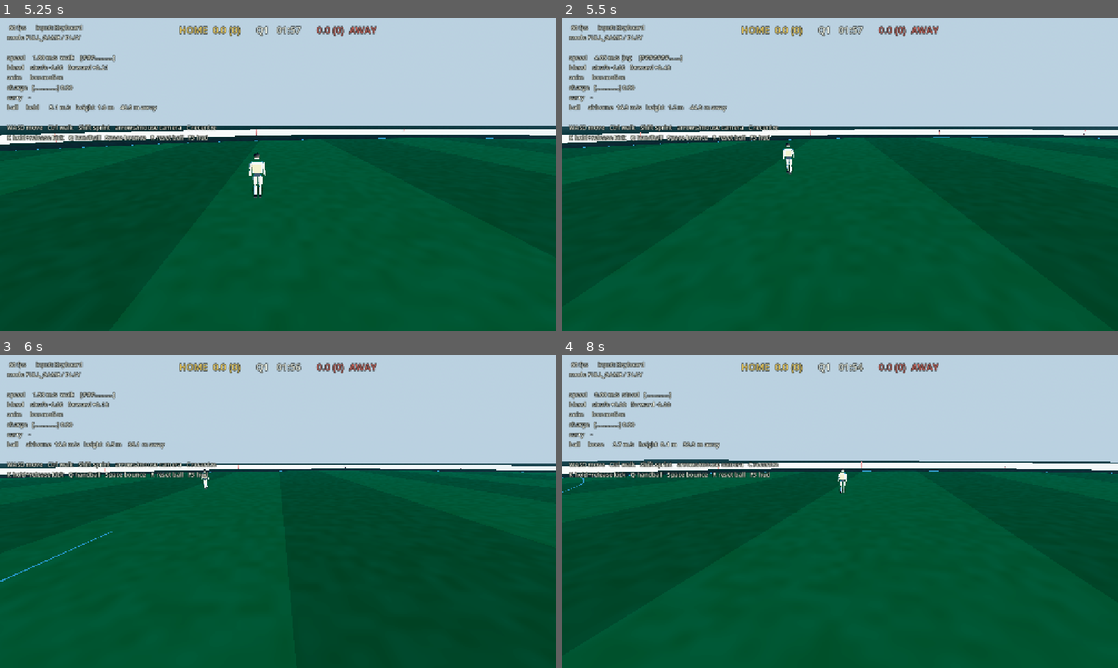
Above: before the commit, frames 1-4 (two rows, left to right).
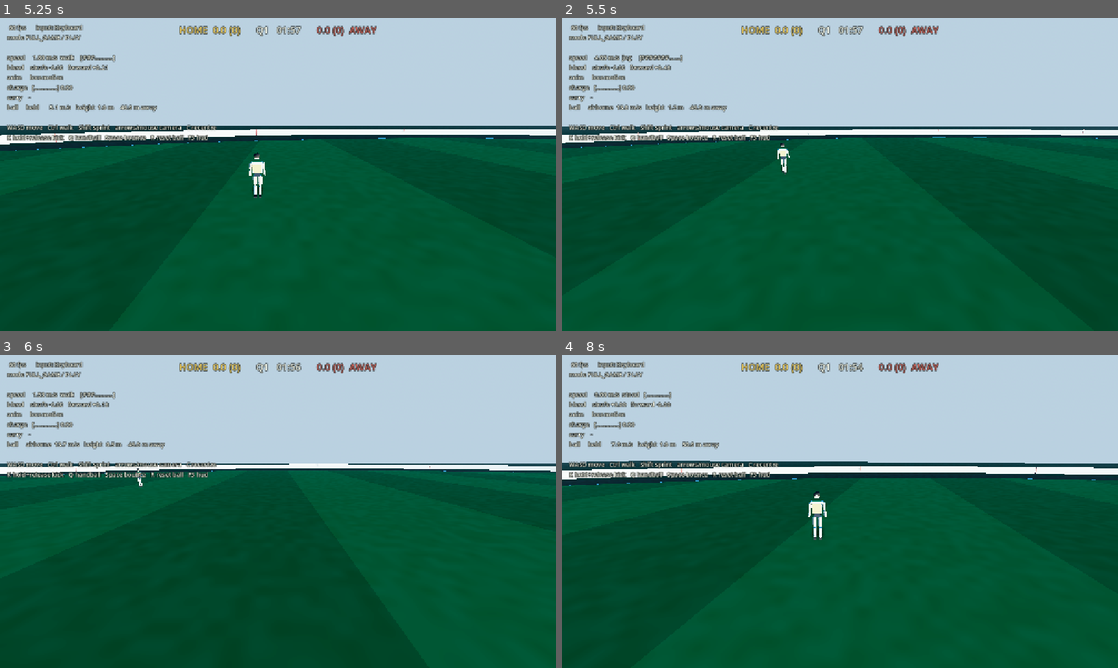
Above: after the commit, the same moments.

Repository: Yaandle/aussie-rules2
Game: Godot game, scene res://scenes/ui/main_menu.tscn
Two runs of this game, one before a commit and one after it. Both use one fixed random seed, a clock stepped at 60 frames per second and the inputs below.
Inputs (mouse positions are in pixels of both pictures, inside the frame that each line leads up to):
- Up to frame 1 (5.25 s): tap Enter (ui_accept) at 0.5, 0.77, 3.77 s; move the mouse to (400, 158) at 0.52 s; hold D (move_right) 0.53-1.25 s; tap Space (bounce) at 0.6, 5.1 s; click (400, 158) at 0.67 s; tap Q (handball) at 0.8 s; drag from (166, 190) to (250, 237) at 1.27 s; move the mouse to (333, 105) at 2.02 s; hold D (move_right) 2.03-2.75 s; hold K (kick, bound only before the commit) 2.03-2.75 s; click (333, 105) at 2.17 s; tap E (mark_contest, bound only before the commit) at 2.3 s; drag from (250, 237) to (111, 127) at 2.77 s; move the mouse to (444, 221) at 3.52 s; hold A (move_left) 3.53-4.25 s; hold Ctrl (walk) 3.53-4.25 s; click (444, 221) at 3.67 s; tap F (kick_execute, bound only after the commit) at 3.8 s; drag from (111, 127) to (194, 96) at 4.27 s; move the mouse to (305, 174) at 5.02 s; hold S (move_back) from 5.03 s (still down); click (305, 174) at 5.17 s
- Up to frame 2 (5.5 s): keep holding S (move_back); tap Q (handball) at 5.3 s
- Up to frame 3 (6 s): release S (move_back) at 5.75 s; drag from (194, 433) to (166, 527) at 5.77 s
- Up to frame 4 (8 s): move the mouse to (962, 495) at 6.52 s; hold W (move_forward) 6.53-7.25 s; tap Left (camera_left) at 6.6 s; click (962, 495) at 6.67 s; tap Enter (ui_accept) at 6.77 s; tap E (mark_contest, bound only before the commit) at 6.8 s; drag from (728, 527) to (812, 574) at 7.27 s

Frame 1 is identical in both runs. In frame 2, 0.3% of the frame differs, in the area x 0-97%, y 27-50%; in frame 3, 0.7%; in frame 4, 5.2%, in the area x 0-100%, y 27-60%.

Commit message:
updated mechanics

Diff:
--- a/project.godot
+++ b/project.godot
@@ -98,10 +98,16 @@
 , Object(InputEventJoypadButton,"resource_local_to_scene":false,"resource_name":"","device":-1,"button_index":8,"pressure":0.0,"pressed":false,"script":null)
 ]
 }
-kick={
+kick_stance={
 "deadzone": 0.5,
 "events": [Object(InputEventKey,"resource_local_to_scene":false,"resource_name":"","device":-1,"window_id":0,"alt_press …(190 unchanged characters)…
-, Object(InputEventJoypadButton,"resource_local_to_scene":false,"resource_name":"","device":-1,"button_index":0,"pressure":0.0,"pressed":false,"script":null)
+, Object(InputEventJoypadMotion,"resource_local_to_scene":false,"resource_name":"","device":-1,"axis":4,"axis_value":1.0,"script":null)
+]
+}
+kick_execute={
+"deadzone": 0.5,
+"events": [Object(InputEventKey,"resource_local_to_scene":false,"resource_name":"","device":-1,"window_id":0,"alt_pressed":false,"shift_pressed":false,"ctrl_pressed":false,"meta_pressed":false,"pressed":false,"keycode":0,"physical_keycode":70,"key_label":0,"unicode":0,"location":0,"echo":false,"script":null)
+, Object(InputEventJoypadMotion,"resource_local_to_scene":false,"resource_name":"","device":-1,"axis":5,"axis_value":1.0,"script":null)
 ]
 }
 handball={
@@ -116,10 +122,10 @@
 , Object(InputEventJoypadButton,"resource_local_to_scene":false,"resource_name":"","device":-1,"button_index":1,"pressure":0.0,"pressed":false,"script":null)
 ]
 }
-mark_contest={
+tackle={
 "deadzone": 0.5,
 "events": [Object(InputEventKey,"resource_local_to_scene":false,"resource_name":"","device":-1,"window_id":0,"alt_press …(190 unchanged characters)…
-, Object(InputEventJoypadButton,"resource_local_to_scene":false,"resource_name":"","device":-1,"button_index":3,"pressure":0.0,"pressed":false,"script":null)
+, Object(InputEventJoypadButton,"resource_local_to_scene":false,"resource_name":"","device":-1,"button_index":1,"pressure":0.0,"pressed":false,"script":null)
 ]
 }
 switch_player={
--- a/scripts/camera/broadcast_camera.gd
+++ b/scripts/camera/broadcast_camera.gd
@@ -75,6 +75,15 @@
 
 
 func _update_rotation(delta: float) -> void:
+	# While the player is in kick stance, the right stick/mouse drives kick
+	# aim instead (PlayerController._update_kick_aim) — so the camera has
+	# to stop consuming that input for the duration, not fight over it.
+	# Holding last orientation is correct here: _update_focus/_update_fov
+	# keep running unaffected, so the rig still tracks position and speed,
+	# it just stops re-orienting from stick/mouse until aiming ends.
+	if _is_target_aiming():
+		return
+
 	if Input.is_action_just_pressed(&"camera_recenter"):
 		recenter()
 		return
@@ -90,6 +99,10 @@
 	var rate := 1.0 - exp(-Tuning.CAM_ROTATE_RATE * delta)
 	_yaw_pivot.rotation.y = lerp_angle(_yaw_pivot.rotation.y, _yaw, rate)
 	_pitch_pivot.rotation.x = lerpf(_pitch_pivot.rotation.x, _pitch, rate)
+
+
+func _is_target_aiming() -> bool:
+	return target is PlayerController and (target as PlayerController).is_kick_aiming()
 
 
 func _update_focus(delta: float) -> void:
--- a/scripts/mechanics/ai_brain.gd
+++ b/scripts/mechanics/ai_brain.gd
@@ -23,12 +23,14 @@
 var _handball_pressed := false
 var _tackle_wanted := false
 
-## Simulates holding the kick button: true while charging, false for one
-## frame on release, which is the edge PlayerController's charge state
-## machine fires the kick on. Kept as separate state from is_carrying()
+## Simulates holding LT (stance) for _kick_hold_timer seconds, then
+## tapping RT for exactly one frame — PlayerController now fires on that
+## execute pulse, not on a hold->release edge, so this needs both signals
+## rather than just one boolean. Kept as separate state from is_carrying()
 ## because the action's windup keeps is_carrying() true well past release.
 var _kick_committed := false
 var _kick_hold_timer := 0.0
+var _kick_execute_pressed := false
 
 ## Was the ball held last frame, so a held->loose edge can be caught and
 ## turned into a reaction delay (see AI_LOOSE_BALL_REACTION_MIN/MAX).
@@ -39,6 +41,7 @@
 func update(controller: PlayerController, delta: float) -> void:
 	_handball_pressed = false
 	_tackle_wanted = false
+	_kick_execute_pressed = false
 
 	if ball == null:
 		_move_dir = Vector3.ZERO
@@ -89,6 +92,10 @@
 	return _kick_pressed
 
 
+func wants_kick_execute() -> bool:
+	return _kick_execute_pressed
+
+
 func wants_handball() -> bool:
 	return _handball_pressed
 
@@ -108,7 +115,13 @@
 			_kick_pressed = true
 			_kick_hold_timer -= delta
 		else:
-			_kick_pressed = false
+			# Same frame: stay "in stance" one last tick and pulse execute,
+			# so PlayerController sees both wants_kick() and
+			# wants_kick_execute() true together, exactly as a human
+			# holding LT and tapping RT would land it.
+			_kick_pressed = true
+			_kick_execute_pressed = true
+			_kick_committed = false
 		return
 
 	var dist := pos.distance_to(goal_point)
--- a/scripts/mechanics/human_brain.gd
+++ b/scripts/mechanics/human_brain.gd
@@ -32,7 +32,11 @@
 
 
 func wants_kick() -> bool:
-	return Input.is_action_pressed(&"kick")
+	return Input.is_action_pressed(&"kick_stance")
+
+
+func wants_kick_execute() -> bool:
+	return Input.is_action_just_pressed(&"kick_execute")
 
 
 func wants_handball() -> bool:
@@ -44,4 +48,4 @@
 
 
 func wants_tackle() -> bool:
-	return Input.is_action_just_pressed(&"mark_contest")
+	return Input.is_action_pressed(&"tackle")
--- a/scripts/mechanics/player_brain.gd
+++ b/scripts/mechanics/player_brain.gd
@@ -31,8 +31,16 @@
 	return 0.0
 
 
-## Held-down semantics: true for as long as the kick should keep charging.
+## Held-down semantics: true for as long as kick stance/charge should be
+## held (LT on a pad) — see PlayerController._update_charge.
 func wants_kick() -> bool:
+	return false
+
+
+## Edge-triggered: true for the one frame the kick should actually fire
+## (RT tap on a pad), while wants_kick() is still held. Only consulted
+## while stance is active; ignored otherwise.
+func wants_kick_execute() -> bool:
 	return false
 
 
--- a/scripts/player/player_controller.gd
+++ b/scripts/player/player_controller.gd
@@ -84,6 +84,21 @@
 var _kick_charge := 0.0
 var _charging := false
 
+## World-space yaw the kick is currently aimed along, decoupled from body
+## facing (design brief's CONTROLS section: "aim is fully decoupled from
+## movement/facing"). Snapped to _facing_yaw when stance begins, then
+## nudged by the right stick/mouse for a human for as long as stance
+## holds — see _update_kick_aim(). Frozen the instant the swing begins,
+## same as _kick_charge, so waggling the stick after committing can't
+## retroactively change where an already-struck kick goes.
+var _kick_aim_yaw := 0.0
+
+## Where a HANDBALL launches, captured once in _begin() at the moment the
+## button is pressed — not read fresh in _dispose(), which fires later at
+## the animation's contact time and would otherwise pick up wherever the
+## stick had drifted to by then.
+var _handball_aim_dir := Vector3.FORWARD
+
 
 func _ready() -> void:
 	add_to_group(&"players")
@@ -172,9 +187,13 @@
 	else:
 		_wish_dir = Vector3.ZERO
 
-	# Planting to kick or handball costs you your legs for a moment.
+	# Planting to kick or handball costs you your legs for a moment; the
+	# kick stance ahead of that (LT held, still aiming/repositioning) costs
+	# less, same relationship as ADS-walk vs. firing in a shooter.
 	if _action != Tuning.Action.NONE:
 		target_speed *= Tuning.ACTION_SPEED_SCALE
+	elif _charging:
+		target_speed *= Tuning.KICK_STANCE_SPEED_SCALE
 
 	var accel := Tuning.ACCELERATION if target_speed > _speed else Tuning.BRAKING
 	if not is_on_floor():
@@ -372,19 +391,29 @@
 
 # ── Disposal ─────────────────────────────────────────────────────────
 
+## LT-hold-stance / RT-tap-execute (design brief's CONTROLS section), not
+## the old single-button hold-then-release-to-fire: wants_kick() (LT) only
+## ever charges and aims; wants_kick_execute() (RT) is the one thing that
+## actually fires the kick, and only while stance is already held.
+## Releasing LT without ever tapping RT cancels — no kick, charge
+## discarded — where the old model would have fired on release regardless.
 func _update_charge(delta: float) -> void:
 	if _action != Tuning.Action.NONE or _stun_timer > 0.0:
 		_kick_trajectory.update_preview(false, Vector3.ZERO, Vector3.ZERO)
 		return
+
 	if _brain.wants_kick() and is_carrying():
-		_charging = true
+		if not _charging:
+			_charging = true
+			_kick_aim_yaw = _facing_yaw
 		_kick_charge = minf(1.0, _kick_charge + delta / Tuning.KICK_CHARGE_TIME)
+		_update_kick_aim(delta)
+		if _brain.wants_kick_execute():
+			_charging = false
+			_begin(Tuning.Action.KICK)
 	elif _charging:
 		_charging = false
-		if is_carrying():
-			_begin(Tuning.Action.KICK)
-		else:
-			_kick_charge = 0.0
+		_kick_charge = 0.0
 
 	if _brain.wants_handball() and is_carrying():
 		_begin(Tuning.Action.HANDBALL)
@@ -401,9 +430,40 @@
 		_kick_trajectory.update_preview(false, Vector3.ZERO, Vector3.ZERO)
 
 
+## Right stick (or mouse, off the same look input the camera would
+## otherwise be reading — see BroadcastCamera._is_target_aiming) swings
+## the aim yaw independently of where the body is facing or heading.
+## AI has nothing to feed this, so it simply never moves past the
+## body-forward snapshot _update_charge took when stance began — which is
+## exactly its old always-body-forward kick, just captured a moment
+## earlier now.
+func _update_kick_aim(delta: float) -> void:
+	if not (_brain is HumanBrain):
+		return
+	var stick := InputManager.get_look_vector()
+	var mouse := InputManager.take_mouse_look()
+	_kick_aim_yaw -= stick.x * deg_to_rad(Tuning.KICK_AIM_YAW_SPEED) * delta \
+		+ deg_to_rad(mouse.x)
+
+
+func is_kick_aiming() -> bool:
+	return _charging
+
+
+func _yaw_direction(yaw: float) -> Vector3:
+	return Vector3(-sin(yaw), 0.0, -cos(yaw))
+
+
 func _begin(action: Tuning.Action) -> void:
 	if _action != Tuning.Action.NONE:
 		return
+	if action == Tuning.Action.HANDBALL:
+		# "Toward wherever Left stick is currently held" (CONTROLS section),
+		# captured now rather than at _dispose()'s later contact time, and
+		# falling back to body-forward if the stick is neutral at the
+		# instant of the press.
+		_handball_aim_dir = _wish_dir if _wish_dir.length_squared() > 0.0001 \
+			else -global_transform.basis.z
 	_action = action
 	_action_elapsed = 0.0
 	_action_fired = false
@@ -435,10 +495,15 @@
 ## Shared elevation/speed -> direction/launch_velocity math every
 ## disposal action goes through, so kicks, handballs and bounces can't
 ## quietly diverge in how "how hard, how high" becomes a velocity.
-func _launch_from(origin: Vector3, elevation_deg: float, speed_out: float) -> Dictionary:
-	var forward := -global_transform.basis.z
+## `horizontal_dir` is the caller's aim source made explicit (kick: the
+## free-aim yaw; handball: wherever the stick was held; bounce: body
+## facing) — this function no longer assumes body-forward itself, so it
+## can't quietly default to the wrong source for whichever action is
+## calling it.
+func _launch_from(origin: Vector3, horizontal_dir: Vector3, elevation_deg: float,
+		speed_out: float) -> Dictionary:
 	var elevation := deg_to_rad(elevation_deg)
-	var direction := (forward * cos(elevation) + Vector3.UP * sin(elevation)).normalized()
+	var direction := (horizontal_dir * cos(elevation) + Vector3.UP * sin(elevation)).normalized()
 
 	# Carry the player's own momentum into the ball, the way it actually
 	# works — a kick on the run goes further than the same kick standing.
@@ -453,12 +518,14 @@
 ## The exact KICK launch a release at `charge` (0..1) would produce, sans
 ## accuracy error — the aimed path, not the executed one. Called both by
 ## the on-screen trajectory cue (every frame while charging, see
-## _update_charge) and by _dispose() (once, at release) so the two can
-## never disagree about what "the aim" actually is.
+## _update_charge) and by _dispose() (once, at execute) so the two can
+## never disagree about what "the aim" actually is. Direction comes from
+## _kick_aim_yaw, not body facing — see _update_kick_aim.
 func _kick_parameters(charge: float) -> Dictionary:
 	var elevation_deg := lerpf(Tuning.KICK_MIN_ANGLE, Tuning.KICK_MAX_ANGLE, charge)
 	var speed_out := lerpf(Tuning.KICK_MIN_SPEED, Tuning.KICK_MAX_SPEED, charge) * kick_power_scale
-	return _launch_from(_boot_point.global_position, elevation_deg, speed_out)
+	return _launch_from(_boot_point.global_position, _yaw_direction(_kick_aim_yaw),
+		elevation_deg, speed_out)
 
 
 ## Random aim error applied only to a KICK, rolled fresh here rather than
@@ -498,12 +565,12 @@
 			spin = right * Tuning.KICK_BACKSPIN
 			launch = _apply_kick_accuracy(launch, right)
 		Tuning.Action.HANDBALL:
-			launch = _launch_from(_carry_point.global_position, Tuning.HANDBALL_ANGLE,
-				Tuning.HANDBALL_SPEED)
+			launch = _launch_from(_carry_point.global_position, _handball_aim_dir,
+				Tuning.HANDBALL_ANGLE, Tuning.HANDBALL_SPEED)
 			spin = right * Tuning.HANDBALL_SPIN
 		Tuning.Action.BOUNCE:
-			launch = _launch_from(_carry_point.global_position, Tuning.BOUNCE_ANGLE,
-				Tuning.BOUNCE_SPEED)
+			launch = _launch_from(_carry_point.global_position, -global_transform.basis.z,
+				Tuning.BOUNCE_ANGLE, Tuning.BOUNCE_SPEED)
 			spin = right * Tuning.HANDBALL_SPIN
 		_:
 			return
--- a/scripts/tuning.gd
+++ b/scripts/tuning.gd
@@ -163,6 +163,18 @@
 
 # You plant to kick. Fraction of target speed available mid-action.
 const ACTION_SPEED_SCALE := 0.4
+
+# LT kick stance (design brief's CONTROLS section): an ADS analogue, not a
+# full plant — you can still move and reposition while aiming, just not at
+# full pace. Deliberately less restrictive than ACTION_SPEED_SCALE, which
+# is the actual kicking-motion lock that follows it.
+const KICK_STANCE_SPEED_SCALE := 0.55
+
+# deg/s the right stick/mouse swings the kick aim while in stance — a
+# separate dial from CAM_YAW_SPEED (below) even though it starts at the
+# same value, because aim precision and camera smoothing are different
+# concerns that will want to diverge once this has been played.
+const KICK_AIM_YAW_SPEED := 180.0
 
 # Action timing, indexed by Action. CONTACT is when the ball actually
 # leaves — partway through the swing, not at either end of it.
Not shown, changed: README.md
Not shown, changed: docs/HANDOVER.md
